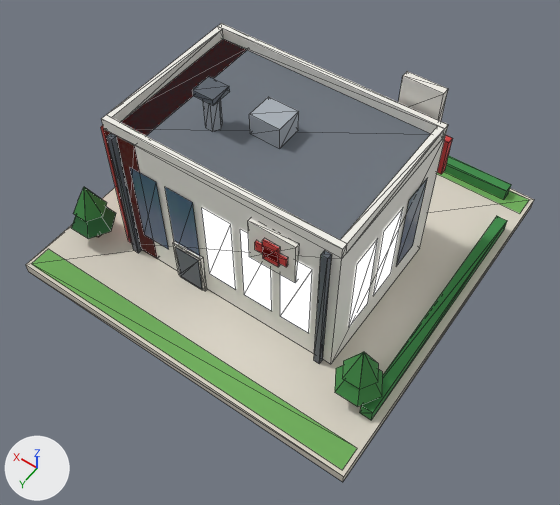
Renders of the glTF model public/models/15.glb from each side of a commit.
Before and after are seen from a 50 mm lens placed at (-0.741, 1.075, 1.608), pointed at (-0.075, 0.143, 0.143). Lighting does not change. The marker at lower left points along +X, +Y and +Z. The older version comes first. Mesh edges are drawn as thin lines. Vertices at exactly the same position are counted once.

In view in the first picture: 'b15'.
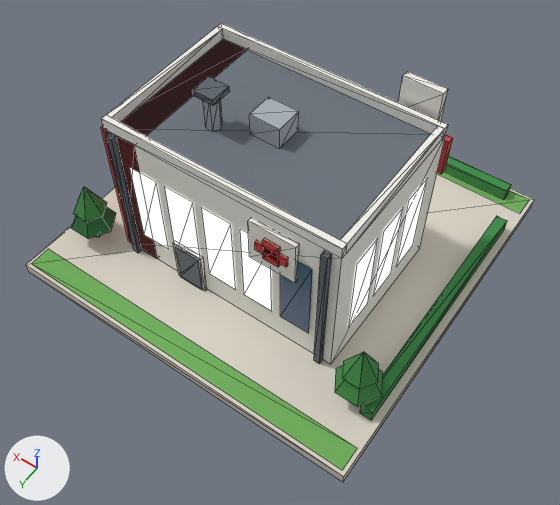
Location of each change, [x1, y1, x2, y2] in pixels of the pictures (560 x 505 px; the box of a moved part takes in the faces that stretch with it):
'b15', reshaped, recoloured
    both: [26, 23, 534, 482]
part 1 of me_b15, moved or reshaped
    before: [280, 179, 427, 333]
    after: [130, 168, 312, 333]
part 2 of me_b15, moved or reshaped
    before: [130, 168, 200, 256]
    after: [165, 179, 427, 327]
part 3 of me_b15, recoloured
    before: [130, 168, 200, 256]
    after: [391, 179, 427, 269]

Edits to the bpy script that builds the scene:
```text
Change me_b15:
    where me_b15.from_pydata(...)  # 319 vertices, 352 faces; spans x -0.48..0.48, y -0.48..0.48, z 0.0..0.535
    used by ob_b15; location = (0.0, 0.0, 0.0)
    me_b15 part 1: 20 of 319 vertices moved; they spanned x -0.313..-0.064, y -0.153..0.273, z 0.11..0.35 and now span x -0.248..0.313, y -0.153..0.273, z 0.11..0.35; mean shift (0.417, 0.021, 0.0); largest move (-0.313, 0.207, 0.11) -> (0.313, -0.087, 0.11)
    me_b15 part 2: 20 of 319 vertices moved; they spanned x 0.064..0.313, y -0.087..0.273, z 0.11..0.35 and now span x -0.313..0.313, y -0.087..0.273, z 0.11..0.35; mean shift (-0.355, -0.021, 0.0); largest move (0.313, 0.019, 0.11) -> (-0.313, 0.101, 0.11)
    me_b15 part 3: all 8 faces centred in x 0.091..0.313, y 0.046..0.273, z 0.19..0.27 switch from mat_glass_dark to mat_glow_window
```
